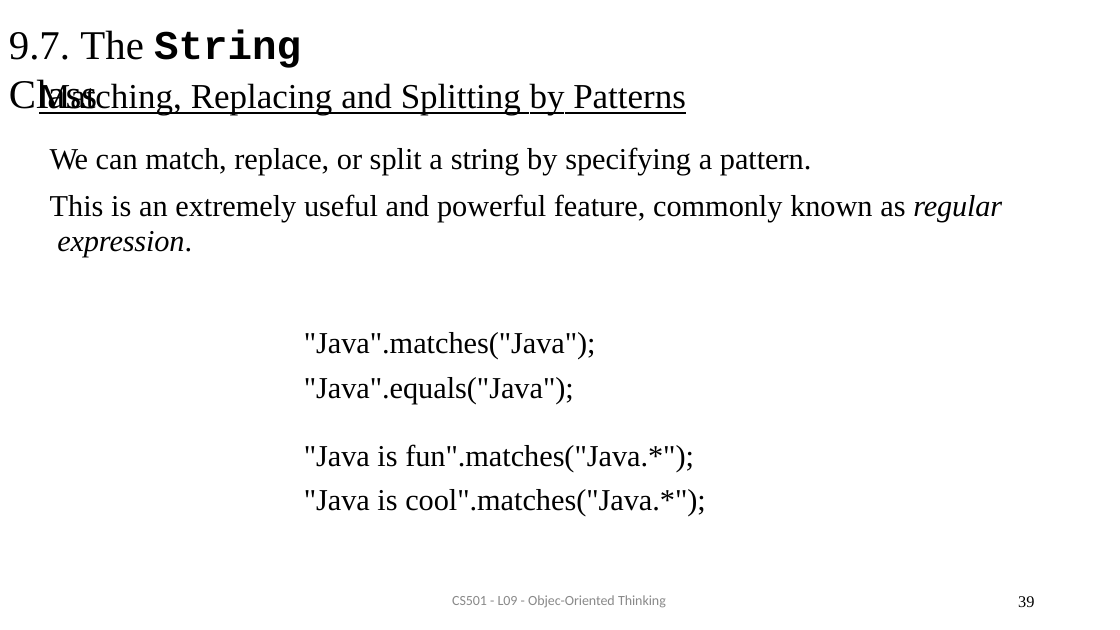
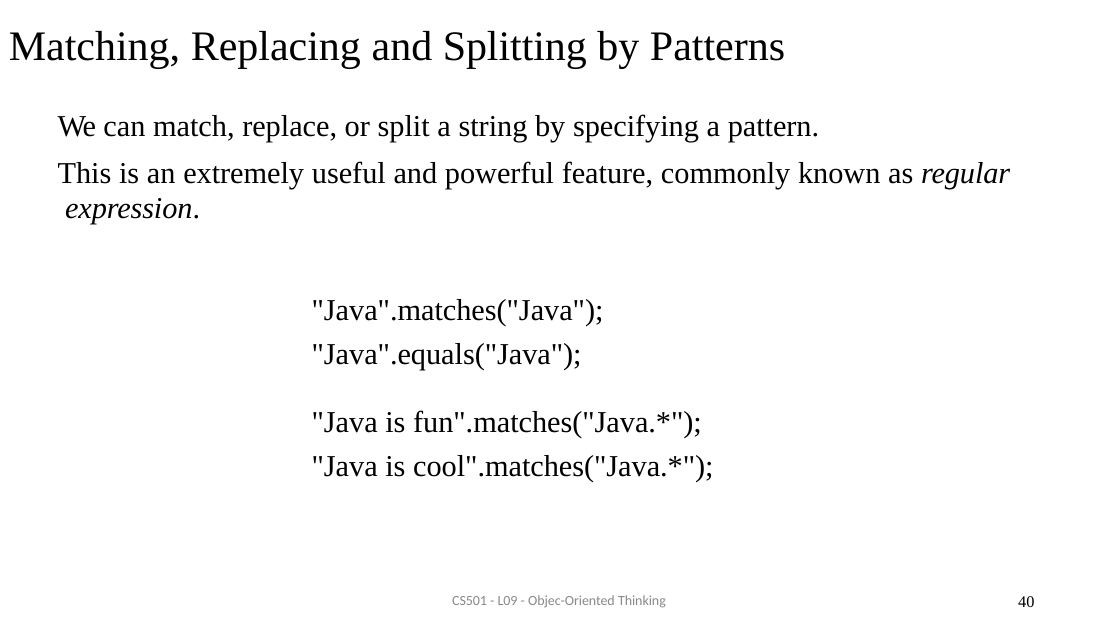
Before and after one commit to AughdonBreslin/CS501IntroToJava, a slide deck: slide 40 of Lectures/9_Object_Oriented_Programming.pptx (slide 39 before the commit). Drawn at 1120x630 pixels with LibreOffice and Linux fonts; fonts in the diff are those of the drawing. Boxes give left, top, right and bottom in pixels: in the first picture for what was removed or moved away, otherwise in the second. Text is boxed around its words. In the diff, an @@ line names an element or a change of style, - is before the commit and + after.

```diff
--- a/Lectures/9_Object_Oriented_Programming.pptx
+++ b/Lectures/9_Object_Oriented_Programming.pptx
@@ title at bbox=[9, 31, 785, 68]: text changed; size 35 to 36 pt @@
-9.7. The String Class
+Matching, Replacing and Splitting by Patterns
@@ text at bbox=[39, 81, 686, 116]: paragraph removed @@
-Matching, Replacing and Splitting by Patterns
@@ text "We can match, replace, or ...": place and size @@
-text "We can match, replace, or ..." at bbox=[39, 81, 1002, 516]
+text "We can match, replace, or ..." at bbox=[58, 114, 1010, 483]
@@ page number at bbox=[1018, 596, 1034, 607]: text changed @@
-39
+40
```
Also in this commit, not shown: 10 other slides changed, 17 slides added, 8 slides removed, 4 other files.
